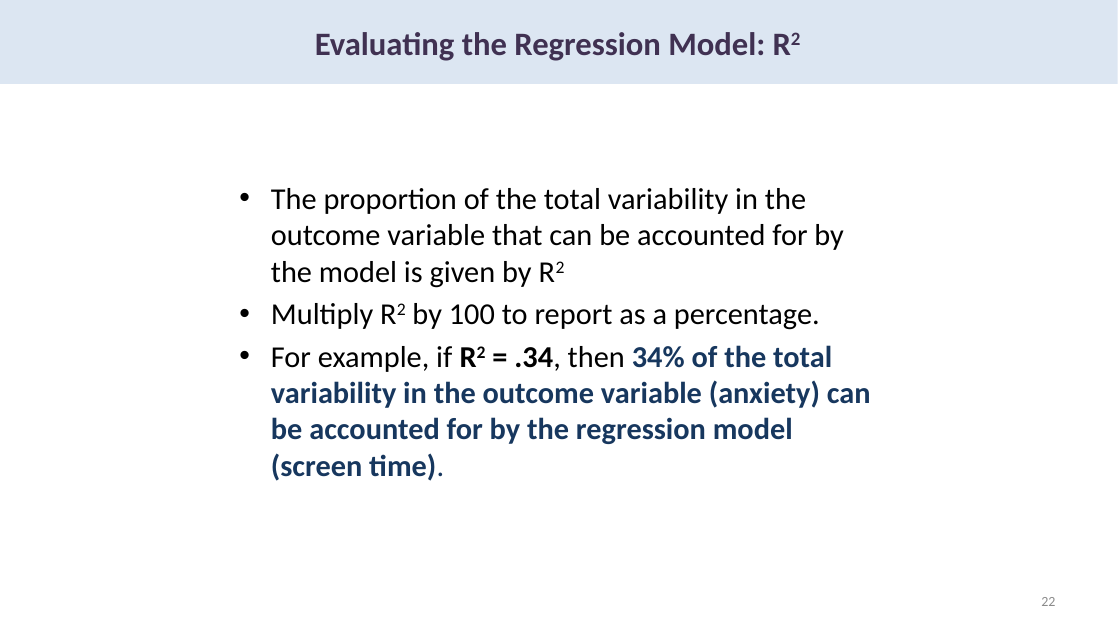
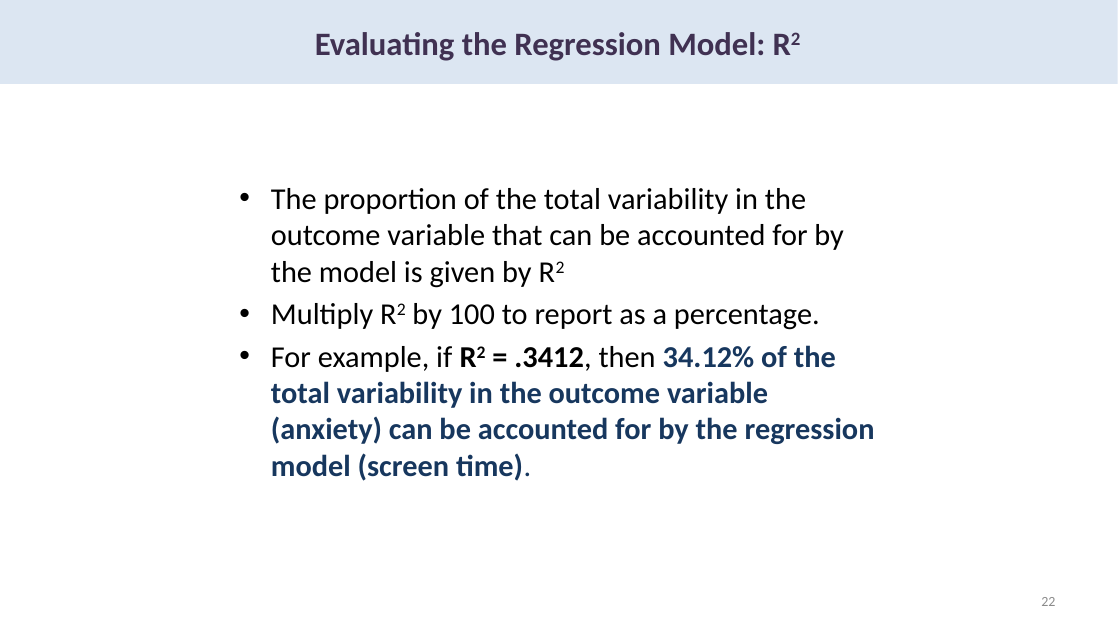
Before and after one commit to chrisjberry/datafluencyCB, a slide deck: slide 22 of docs/slides/PSYC753_L1_SimpleRegression.pptx. Drawn at 1120x630 pixels with LibreOffice and Linux fonts; fonts in the diff are those of the drawing. Boxes give left, top, right and bottom in pixels: in the first picture for what was removed or moved away, otherwise in the second. Text is boxed around its words. In the diff, an @@ line names an element or a change of style, - is before the commit and + after.

```diff
--- a/docs/slides/PSYC753_L1_SimpleRegression.pptx
+++ b/docs/slides/PSYC753_L1_SimpleRegression.pptx
@@ text at (271,345,875,481): text changed @@
-• For example, if R2 = .34, then 34% of the total variability in the outcome variable (anxiety) can be accounted for by the regression model (screen time).
+• For example, if R2 = .3412, then 34.12% of the total variability in the outcome variable (anxiety) can be accounted for by the regression model (screen time).
```
Also in this commit, not shown: 8 other slides changed.
